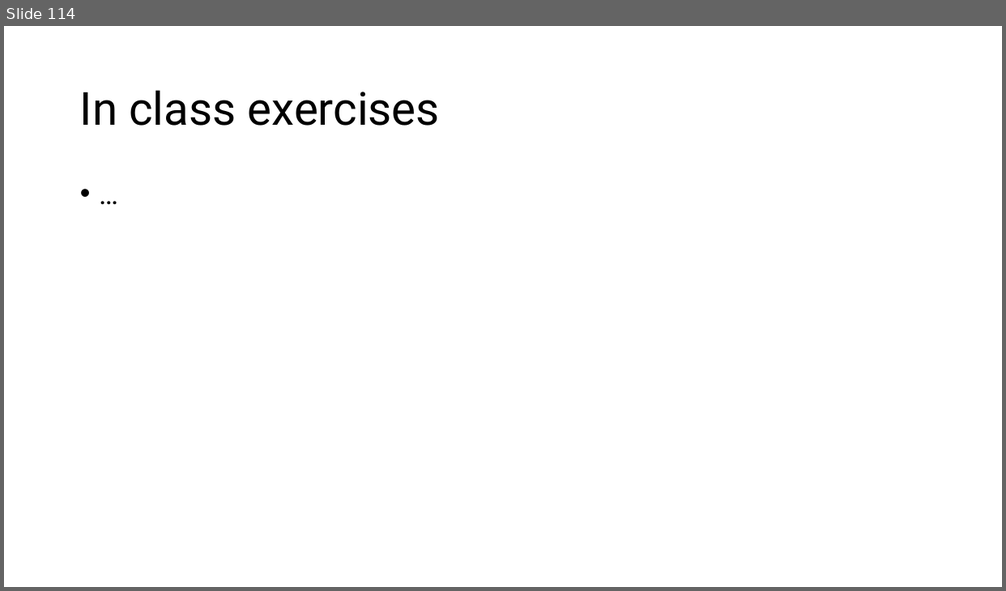
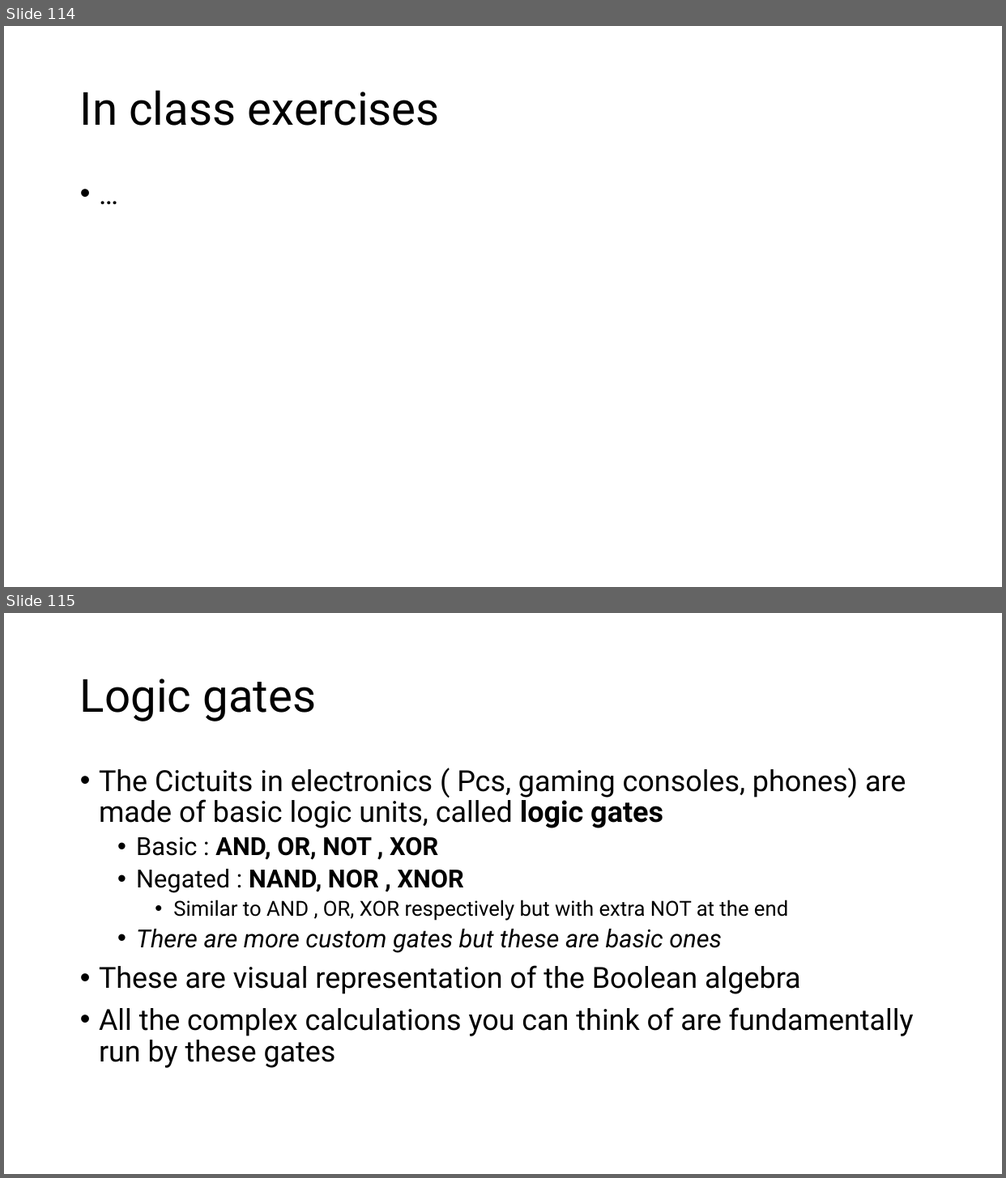
Before and after one commit to MoklaEducation/ems_winter_2025_acsl101, a slide deck: all/ExploringCSConceptsViaACSLCompetitions_all.pptx. Shown one above the other, each under a label of ours: slide 114 before the commit, slides 114 and 115 after it. The pictures are 1006x591 and 1006x1178 pixels, drawn with LibreOffice and Linux fonts; fonts in the diff are those of the drawing. Boxes give left, top, right and bottom in pixels: in the first picture for what was removed or moved away, otherwise in the second. Text is boxed around its words. In the diff, an @@ line names an element or a change of style, - is before the commit and + after.

Commit message:
boolean expressions

```diff
--- a/all/ExploringCSConceptsViaACSLCompetitions_all.pptx
+++ b/all/ExploringCSConceptsViaACSLCompetitions_all.pptx
@@ slide 115 added at (x1=4, y1=613, x2=1002, y2=1174), background #FFFFFF @@
@@ title added at (x1=80, y1=679, x2=316, y2=722), 44 pt, text #000000 @@
+Logic gates
@@ text added at (x1=99, y1=768, x2=914, y2=1068), 28 pt, text #000000 @@
+• The Cictuits in electronics ( Pcs, gaming consoles, phones) are made of basic logic units, called logic gates
+  • Basic : AND, OR, NOT , XOR
+  • Negated : NAND, NOR , XNOR
+    • Similar to AND , OR, XOR respectively but with extra NOT at the end
+  • There are more custom gates but these are basic ones
+• These are visual representation of the Boolean algebra
+• All the complex calculations you can think of are fundamentally run by these gates
```
Also in this commit, not shown: 2 other slides added, 1 other file.
